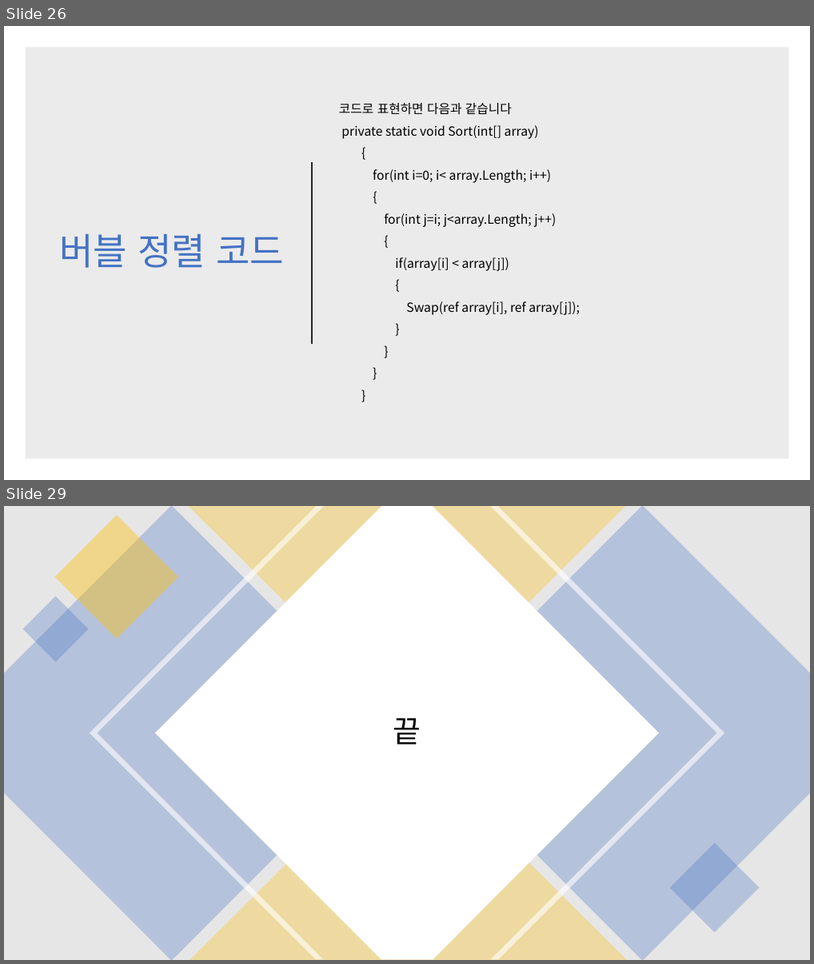
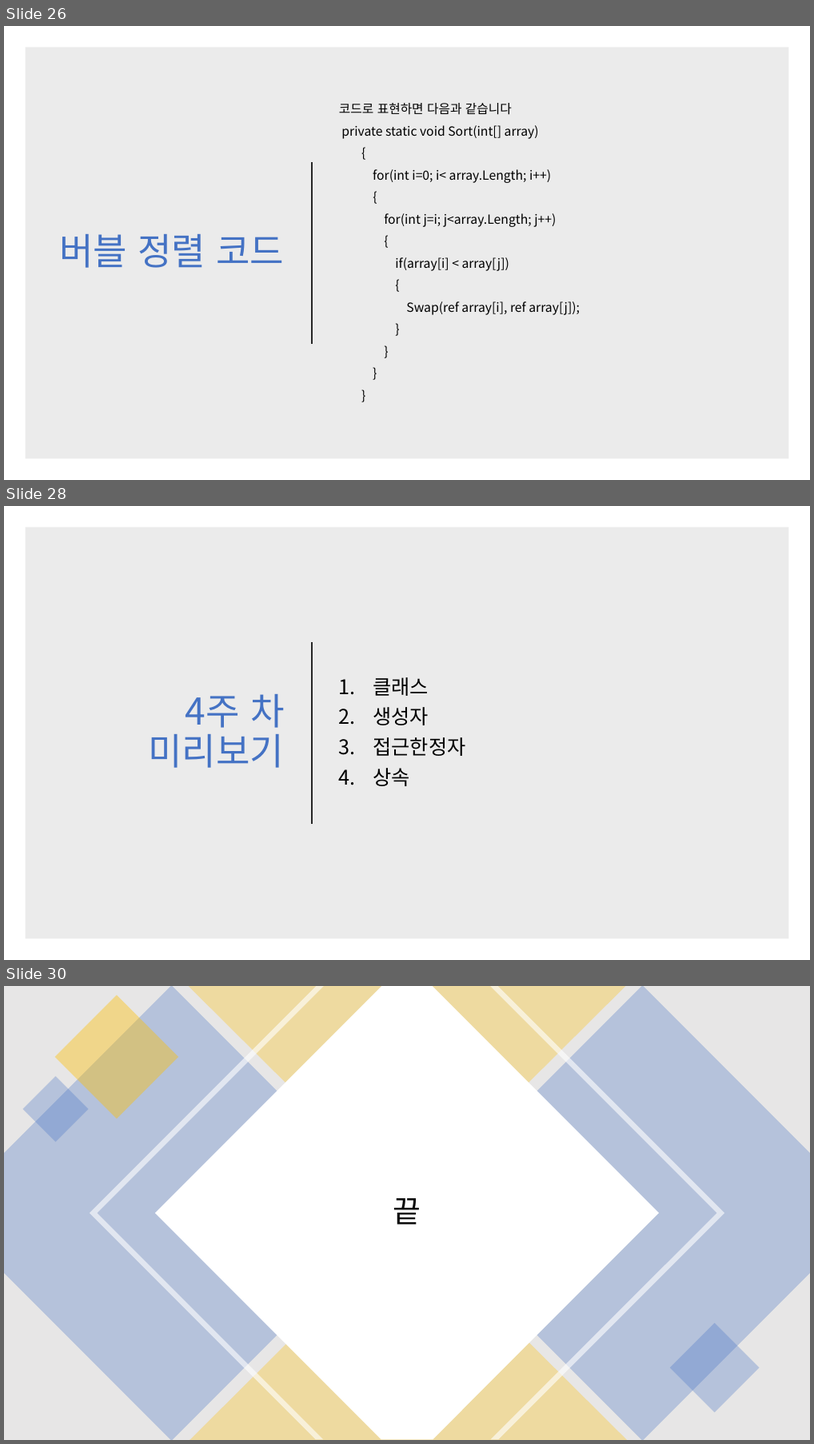
Before and after one commit to kjh99660/Study_powerpoint, a slide deck: c# 스터디 3주 차.pptx. Shown one above the other, each under a label of ours: slides 26 and 29 before the commit, slides 26, 28 and 30 after it; the slides between them are not shown. The pictures are 814x964 and 814x1444 pixels, drawn with LibreOffice and Linux fonts; fonts in the diff are those of the drawing. Boxes give left, top, right and bottom in pixels: in the first picture for what was removed or moved away, otherwise in the second. Text is boxed around its words. In the diff, an @@ line names an element or a change of style, - is before the commit and + after.

```diff
--- a/c# 스터디 3주 차.pptx
+++ b/c# 스터디 3주 차.pptx
@@ slide 28 added at (x1=4, y1=506, x2=810, y2=960), background #FFFFFF @@
@@ rectangle added at (x1=25, y1=527, x2=790, y2=939), fill #000000 at 8% opacity @@
@@ line added from (312, 642) to (312, 824), #262626 1.5 pt @@
@@ title added at (x1=148, y1=694, x2=284, y2=768), 44 pt, text #4472C4 @@
+4주 차 미리보기
@@ text added at (x1=373, y1=677, x2=466, y2=786), 24 pt, text #000000 @@
+1. 클래스
+2. 생성자
+3. 접근한정자
+4. 상속
@@ what was slide 29 is now slide 30 @@
```
Also in this commit, not shown: 2 slides changed, 2 other files.
